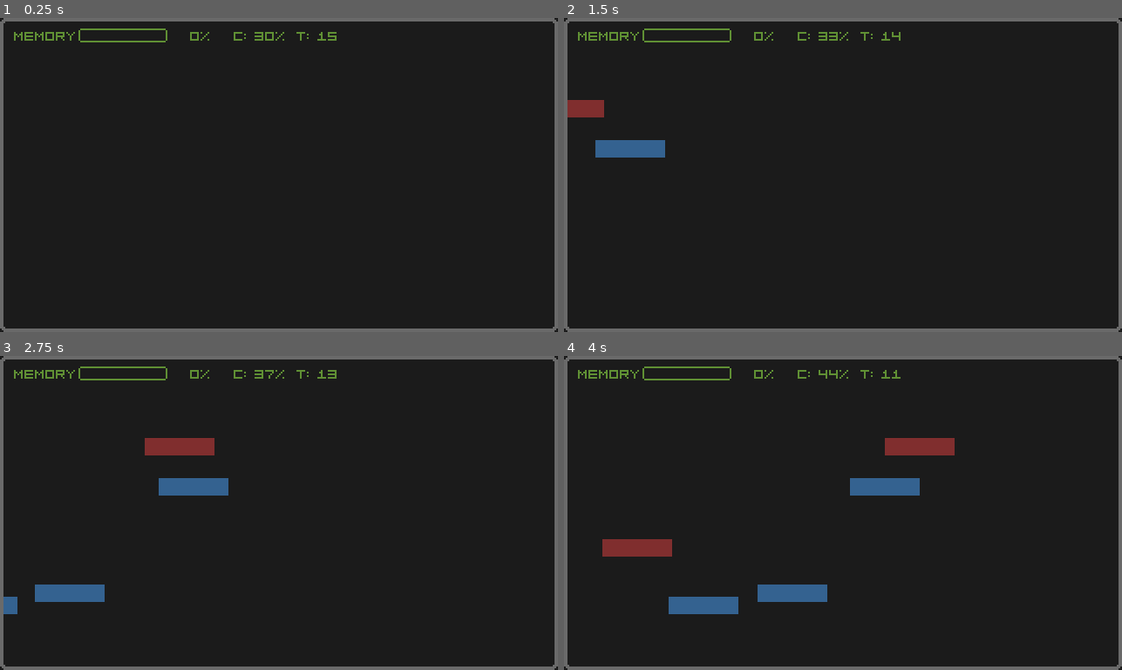
Above: before the commit, frames 1-4 (two rows, left to right).
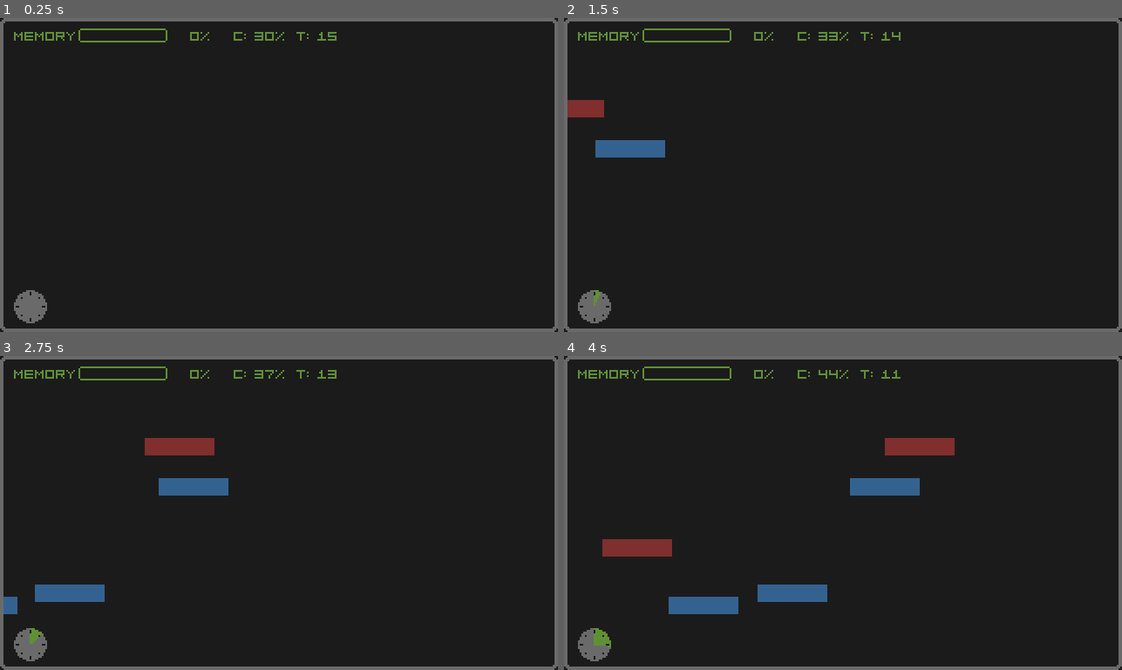
Above: after the commit, the same moments.

Repository: daniboygg/ludumdare-58
Game: Godot game, scene res://main.tscn
The game is run twice, just before and just after one commit, with the same random seed, the same clock (stepped at 60 frames per second) and the same inputs.
Inputs (mouse positions are in pixels of both pictures, inside the frame that each line leads up to):
- Up to frame 1 (0.25 s): no input
- Up to frame 2 (1.5 s): tap Enter at 0.5 s; move the mouse to (965, 159) at 0.52 s; click (965, 159) at 0.67 s; move the mouse to (731, 190) at 1.27 s; click (731, 190) at 1.42 s
- Up to frame 3 (2.75 s): move the mouse to (334, 443) at 2.02 s; click (334, 443) at 2.17 s
- Up to frame 4 (4 s): move the mouse to (815, 575) at 2.77 s; click (815, 575) at 2.92 s; move the mouse to (1010, 560) at 3.52 s; click (1010, 560) at 3.67 s

The runs differ from the first frame. In frame 1, 0.5% of the frame differs, in the area x 2-9%, y 86-98%; in frame 2, 0.5%; in frame 3, 0.5%; in frame 4, 0.5%.

Commit message:
Add timer for level

Diff:
--- a/globals.gd
+++ b/globals.gd
@@ -10,6 +10,13 @@
 
 var corrupt_probability := 0.0
 var time_left := 0.0
+var time_normalized := 0.0 # between 0 and 1
+var level_time := 0.0
+
+
+func set_time(time: float, level_params: LevelParams):
+	time_left = time
+	time_normalized = remap(time, level_params.level_time_seconds, 0, 0, 1)
 
 
 func increase_memory(amount: int = 5):
--- a/level.gd
+++ b/level.gd
@@ -21,7 +21,7 @@
 
 
 func calculate_corruption_probability() -> void:
-	Globals.time_left = level_timer.time_left
+	Globals.set_time(level_timer.time_left, params)
 	var x := (level_timer.wait_time - level_timer.time_left) / level_timer.wait_time
 	var probability = params.corrupt_probability_evolution.sample(x)
 	Globals.corrupt_probability = probability
--- a/ui.gd
+++ b/ui.gd
@@ -2,6 +2,7 @@
 
 @onready var texture_progress_bar: TextureProgressBar = %TextureProgressBar
 @onready var percentage: Label = %Percentage
+@onready var clock: TextureProgressBar = %Clock
 @onready var debug: Label = %Debug
 
 
@@ -11,9 +12,12 @@
 
 func _process(_delta: float) -> void:
 	percentage.text = "%3d%%" % [Globals.memory]
+	clock.value = Globals.time_normalized * 100
+
 	if OS.is_debug_build():
 		debug.text = "  c:%d%% t:%.0f" % [Globals.corrupt_probability*100, Globals.time_left]
 
 
+
 func _on_memory_increased():
 	texture_progress_bar.value = Globals.memory
--- a/ui/level_ui.tscn
+++ b/ui/level_ui.tscn
@@ -1,9 +1,10 @@
-[gd_scene load_steps=9 format=3 uid="uid://dqr6x3c2ydg43"]
+[gd_scene load_steps=13 format=3 uid="uid://dqr6x3c2ydg43"]
 
 [ext_resource type="Theme" uid="uid://dnroccymnpymn" path="res://theme.tres" id="1_mghd1"]
 [ext_resource type="Script" uid="uid://8hh3nlsd4n3i" path="res://ui.gd" id="2_2gdlo"]
 [ext_resource type="Texture2D" uid="uid://bw1ykn3dk57ci" path="res://ui/border.png" id="3_anta6"]
 [ext_resource type="Texture2D" uid="uid://s8vd8oc3ttax" path="res://ui/progress_bar.png" id="4_g3uqr"]
+[ext_resource type="Texture2D" uid="uid://dsg71m4ifvcei" path="res://ui/clock_progress.png" id="5_2gdlo"]
 
 [sub_resource type="Theme" id="Theme_0xm2m"]
 MarginContainer/constants/margin_bottom = 5
@@ -22,6 +23,18 @@
 [sub_resource type="AtlasTexture" id="AtlasTexture_7mycd"]
 atlas = ExtResource("4_g3uqr")
 region = Rect2(0, 16, 51, 8)
+
+[sub_resource type="AtlasTexture" id="AtlasTexture_anta6"]
+atlas = ExtResource("5_2gdlo")
+region = Rect2(0, 0, 19, 19)
+
+[sub_resource type="AtlasTexture" id="AtlasTexture_g3uqr"]
+atlas = ExtResource("5_2gdlo")
+region = Rect2(0, 38, 19, 19)
+
+[sub_resource type="AtlasTexture" id="AtlasTexture_yigl3"]
+atlas = ExtResource("5_2gdlo")
+region = Rect2(0, 19, 19, 19)
 
 [node name="UI" type="Control"]
 z_index = 1
@@ -100,3 +113,18 @@
 [node name="Debug" type="Label" parent="MarginContainer/VBoxContainer/HBoxContainer"]
 unique_name_in_owner = true
 layout_mode = 2
+
+[node name="HBoxContainer" type="HBoxContainer" parent="MarginContainer"]
+layout_mode = 2
+size_flags_horizontal = 0
+size_flags_vertical = 8
+
+[node name="Clock" type="TextureProgressBar" parent="MarginContainer/HBoxContainer"]
+unique_name_in_owner = true
+layout_mode = 2
+value = 15.0
+rounded = true
+fill_mode = 4
+texture_under = SubResource("AtlasTexture_anta6")
+texture_over = SubResource("AtlasTexture_g3uqr")
+texture_progress = SubResource("AtlasTexture_yigl3")
Binary file added: art/clock_progress.aseprite
Binary file changed: art/concept.aseprite
Binary file added: ui/clock_progress.png
Not shown, added: ui/clock_progress.png.import
